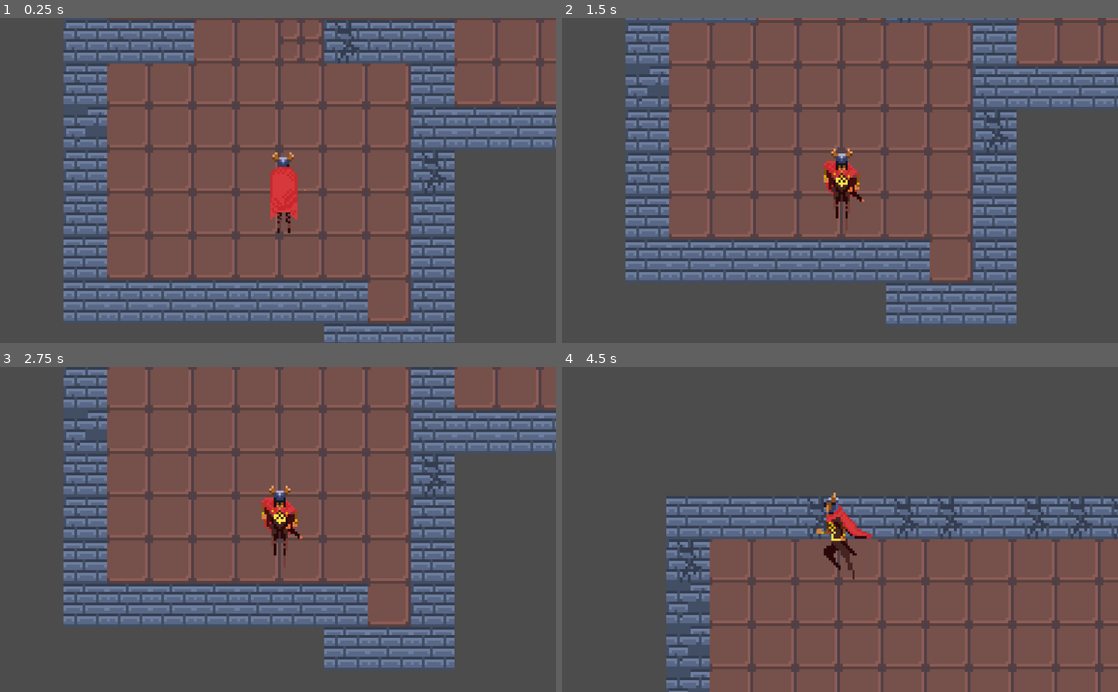
Above: before the commit, frames 1-4 (two rows, left to right).
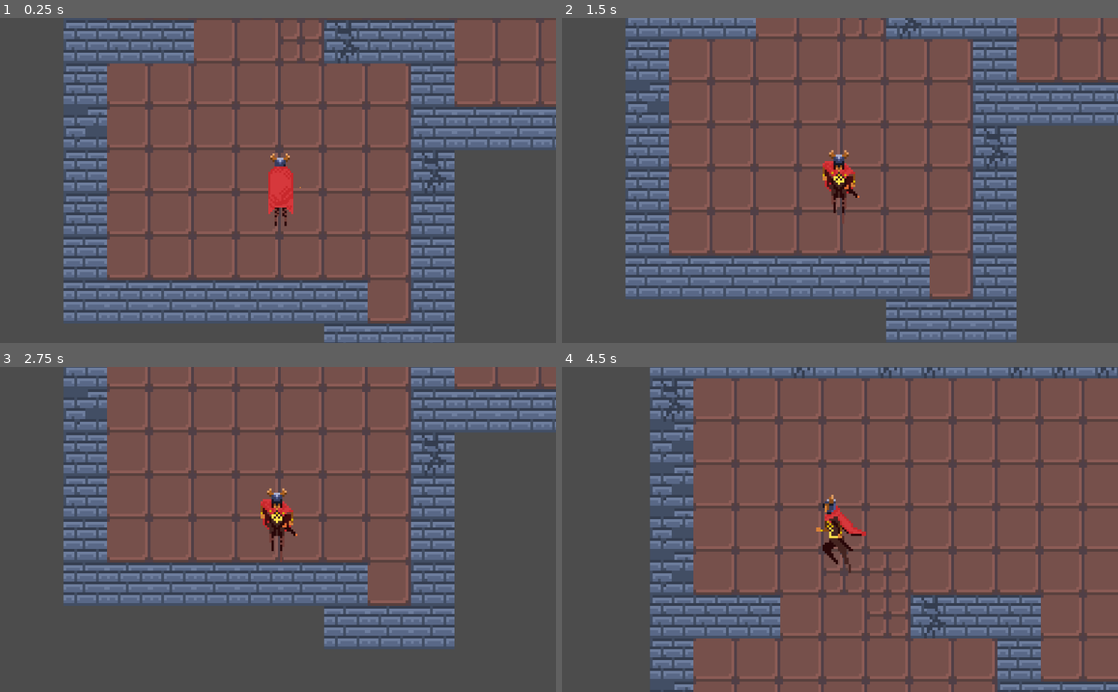
Above: after the commit, the same moments.

Repository: skni-kod/roguelike
Game: Godot game, scene res://Scenes/Levels/Testing.tscn
Two runs of this game, one before a commit and one after it. Both use one fixed random seed, a clock stepped at 60 frames per second and the inputs below.
Inputs (mouse positions are in pixels of both pictures, inside the frame that each line leads up to):
- Up to frame 1 (0.25 s): no input
- Up to frame 2 (1.5 s): tap Enter at 0.5 s; move the mouse to (962, 164) at 0.52 s; press the mouse at (962, 164) at 0.53 s; hold D (right) 0.53-1.28 s; move the mouse to (728, 196) at 1.27 s; release the mouse at (728, 196) at 1.28 s; hold S (down) from 1.28 s (still down); click (728, 196) at 1.35 s
- Up to frame 3 (2.75 s): tap Space at 2 s; move the mouse to (333, 458) at 2.02 s; release S (down) at 2.03 s; press the mouse at (333, 458) at 2.03 s; hold D (right) from 2.03 s (still down)
- Up to frame 4 (4.5 s): move the mouse to (812, 594) at 2.77 s; release D (right) at 2.78 s; release the mouse at (812, 594) at 2.78 s; hold W (up) 2.78-3.53 s; click (812, 594) at 2.85 s; move the mouse to (1006, 578) at 3.52 s; press the mouse at (1006, 578) at 3.53 s; hold A (left) from 3.53 s (still down); move the mouse to (673, 480) at 4.27 s; release the mouse at (673, 480) at 4.28 s; click (673, 480) at 4.35 s

The runs differ from the first frame. In frame 1, 0.4% of the frame differs, in the area x 48-55%, y 41-67%; in frame 2, 27%; in frame 3, 18%; in frame 4, 55%, in the area x 15-100%, y 0-100%.

Commit message:
movement and attack adjustments

Diff:
--- a/Scenes/Actors/Player.gd
+++ b/Scenes/Actors/Player.gd
@@ -1,13 +1,9 @@
 extends KinematicBody2D
-
-const POSITION = Vector2(0,-1)
 
 var motion = Vector2()
 var current_side = "Up"
 var attack = false
-
-func _ready():
-	pass
+export var speed = 3
 
 func _physics_process(delta):
 	motion = Vector2()
@@ -30,16 +26,16 @@
 			$AttackCollision/AttackRight.disabled = true
 			attack = false
 		elif Input.is_action_pressed("down"):
-			motion.y = 5
+			motion.y = speed
 			$AnimationPlayer.play("Walk Down")
 		elif Input.is_action_pressed("up"):
-			motion.y = -5
+			motion.y = -speed
 			$AnimationPlayer.play("Walk Up")
 		elif Input.is_action_pressed("left"):
-			motion.x = -5
+			motion.x = -speed
 			$AnimationPlayer.play("Walk Left")
 		elif Input.is_action_pressed("right"):
-			motion.x = 5
+			motion.x = speed
 			$AnimationPlayer.play("Walk Right")
 		else:
 			$AnimationPlayer.play("Idle " + current_side)
--- a/Scenes/Actors/Player.tscn
+++ b/Scenes/Actors/Player.tscn
@@ -21,18 +21,6 @@
 "update": 1,
 "values": [ 26, 27, 28 ]
 }
-tracks/1/type = "value"
-tracks/1/path = NodePath("AttackCollision/AttackDown:disabled")
-tracks/1/interp = 1
-tracks/1/loop_wrap = true
-tracks/1/imported = false
-tracks/1/enabled = true
-tracks/1/keys = {
-"times": PoolRealArray( 0.2, 0.3 ),
-"transitions": PoolRealArray( 1, 1 ),
-"update": 1,
-"values": [ false, true ]
-}
 
 [sub_resource type="Animation" id=3]
 resource_name = "Attack Left"
@@ -49,18 +37,6 @@
 "update": 1,
 "values": [ 35, 36, 37 ]
 }
-tracks/1/type = "value"
-tracks/1/path = NodePath("AttackCollision/AttackLeft:disabled")
-tracks/1/interp = 1
-tracks/1/loop_wrap = true
-tracks/1/imported = false
-tracks/1/enabled = true
-tracks/1/keys = {
-"times": PoolRealArray( 0.1, 0.2 ),
-"transitions": PoolRealArray( 1, 1 ),
-"update": 1,
-"values": [ false, true ]
-}
 
 [sub_resource type="Animation" id=4]
 resource_name = "Attack Right"
@@ -77,18 +53,6 @@
 "update": 1,
 "values": [ 32, 33, 34 ]
 }
-tracks/1/type = "value"
-tracks/1/path = NodePath("AttackCollision/AttackRight:disabled")
-tracks/1/interp = 1
-tracks/1/loop_wrap = true
-tracks/1/imported = false
-tracks/1/enabled = true
-tracks/1/keys = {
-"times": PoolRealArray( 0.1, 0.2 ),
-"transitions": PoolRealArray( 1, 1 ),
-"update": 1,
-"values": [ false, true ]
-}
 
 [sub_resource type="Animation" id=5]
 resource_name = "Attack Up"
@@ -104,18 +68,6 @@
 "transitions": PoolRealArray( 1, 1, 1 ),
 "update": 1,
 "values": [ 29, 30, 31 ]
-}
-tracks/1/type = "value"
-tracks/1/path = NodePath("AttackCollision/AttackUp:disabled")
-tracks/1/interp = 1
-tracks/1/loop_wrap = true
-tracks/1/imported = false
-tracks/1/enabled = true
-tracks/1/keys = {
-"times": PoolRealArray( 0.2, 0.3 ),
-"transitions": PoolRealArray( 1, 1 ),
-"update": 1,
-"values": [ false, true ]
 }
 
 [sub_resource type="Animation" id=6]
@@ -248,22 +200,30 @@
 }
 
 [sub_resource type="RectangleShape2D" id=14]
-extents = Vector2( 29.8124, 10 )
+extents = Vector2( 19, 10 )
+
+[sub_resource type="RectangleShape2D" id=15]
+extents = Vector2( 19, 8 )
+
+[sub_resource type="RectangleShape2D" id=16]
+extents = Vector2( 9, 18 )
+
+[sub_resource type="RectangleShape2D" id=17]
+extents = Vector2( 9, 18 )
 
 [node name="Player" type="KinematicBody2D"]
 collision_mask = 2
 script = ExtResource( 2 )
 
 [node name="Sprite" type="Sprite" parent="."]
-position = Vector2( 1.06065, 0.707092 )
-scale = Vector2( 0.435998, 0.444416 )
+scale = Vector2( 0.4, 0.4 )
 texture = ExtResource( 1 )
 vframes = 5
 hframes = 8
-frame = 28
+frame = 36
 
 [node name="PlayerCollision" type="CollisionShape2D" parent="."]
-position = Vector2( 0.702175, 11.7865 )
+position = Vector2( 0, 4 )
 shape = SubResource( 1 )
 
 [node name="Camera2D" type="Camera2D" parent="."]
@@ -286,25 +246,23 @@
 
 [node name="AttackCollision" type="Area2D" parent="."]
 
+[node name="AttackUp" type="CollisionShape2D" parent="AttackCollision"]
+position = Vector2( 0, -10 )
+shape = SubResource( 14 )
+disabled = true
+
 [node name="AttackDown" type="CollisionShape2D" parent="AttackCollision"]
-position = Vector2( 0, 22.0497 )
-shape = SubResource( 14 )
-disabled = true
-
-[node name="AttackUp" type="CollisionShape2D" parent="AttackCollision"]
-position = Vector2( -0.668167, -27.3951 )
-shape = SubResource( 14 )
+position = Vector2( 0, 8 )
+shape = SubResource( 15 )
+disabled = true
+
+[node name="AttackLeft" type="CollisionShape2D" parent="AttackCollision"]
+position = Vector2( -10, -2 )
+shape = SubResource( 16 )
 disabled = true
 
 [node name="AttackRight" type="CollisionShape2D" parent="AttackCollision"]
-position = Vector2( 17.3725, -2.00452 )
-rotation = 1.5708
-shape = SubResource( 14 )
-disabled = true
-
-[node name="AttackLeft" type="CollisionShape2D" parent="AttackCollision"]
-position = Vector2( -16.0362, -1.55907 )
-rotation = 1.5708
-shape = SubResource( 14 )
+position = Vector2( 10, -2 )
+shape = SubResource( 17 )
 disabled = true
 [connection signal="animation_started" from="AnimationPlayer" to="." method="_on_AnimationPlayer_animation_started"]
--- a/Scenes/Levels/Testing.tscn
+++ b/Scenes/Levels/Testing.tscn
@@ -200,12 +200,14 @@
 [node name="Floor" type="TileMap" parent="."]
 tile_set = SubResource( 1 )
 cell_size = Vector2( 16, 16 )
+collision_layer = 2
 format = 1
 tile_data = PoolIntArray( -327676, 4, 0, -327675, 4, 0, -327674, 4, 0, -327673, 4, 0, -327672, 4, 0, -327671, 4, 0, -32 …(1790 unchanged characters)…
 
 [node name="Walls" type="TileMap" parent="."]
 tile_set = SubResource( 6 )
 cell_size = Vector2( 16, 16 )
+collision_layer = 2
 format = 1
 tile_data = PoolIntArray( -393213, 3, 0, -393212, 3, 0, -393211, 3, 0, -393210, 2, 0, -393209, 3, 0, -393208, 2, 0, -39 …(777 unchanged characters)…
 
Not shown: 1 places in Scenes/Actors/Player.tscn that only renumber resources
